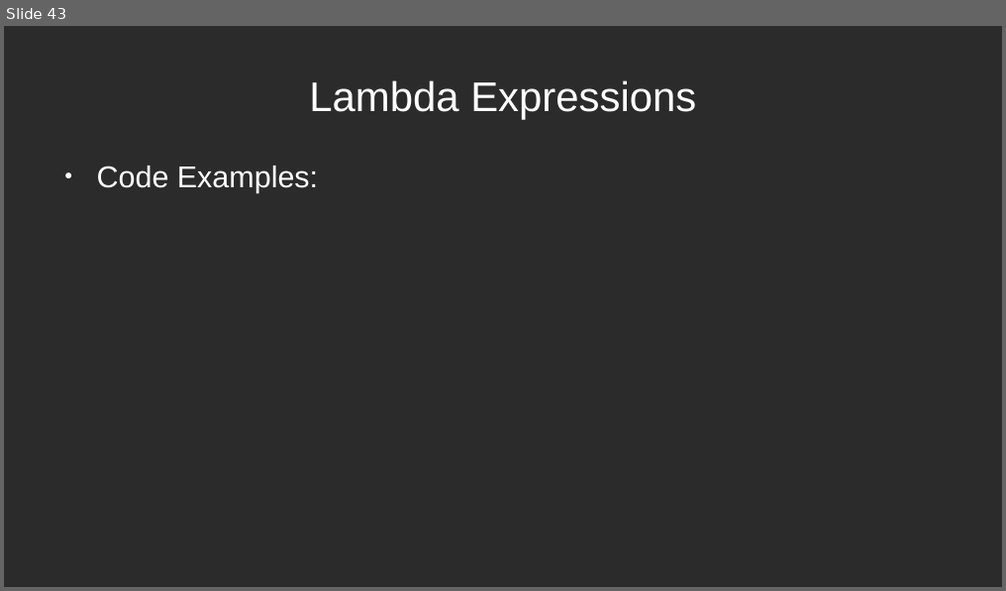
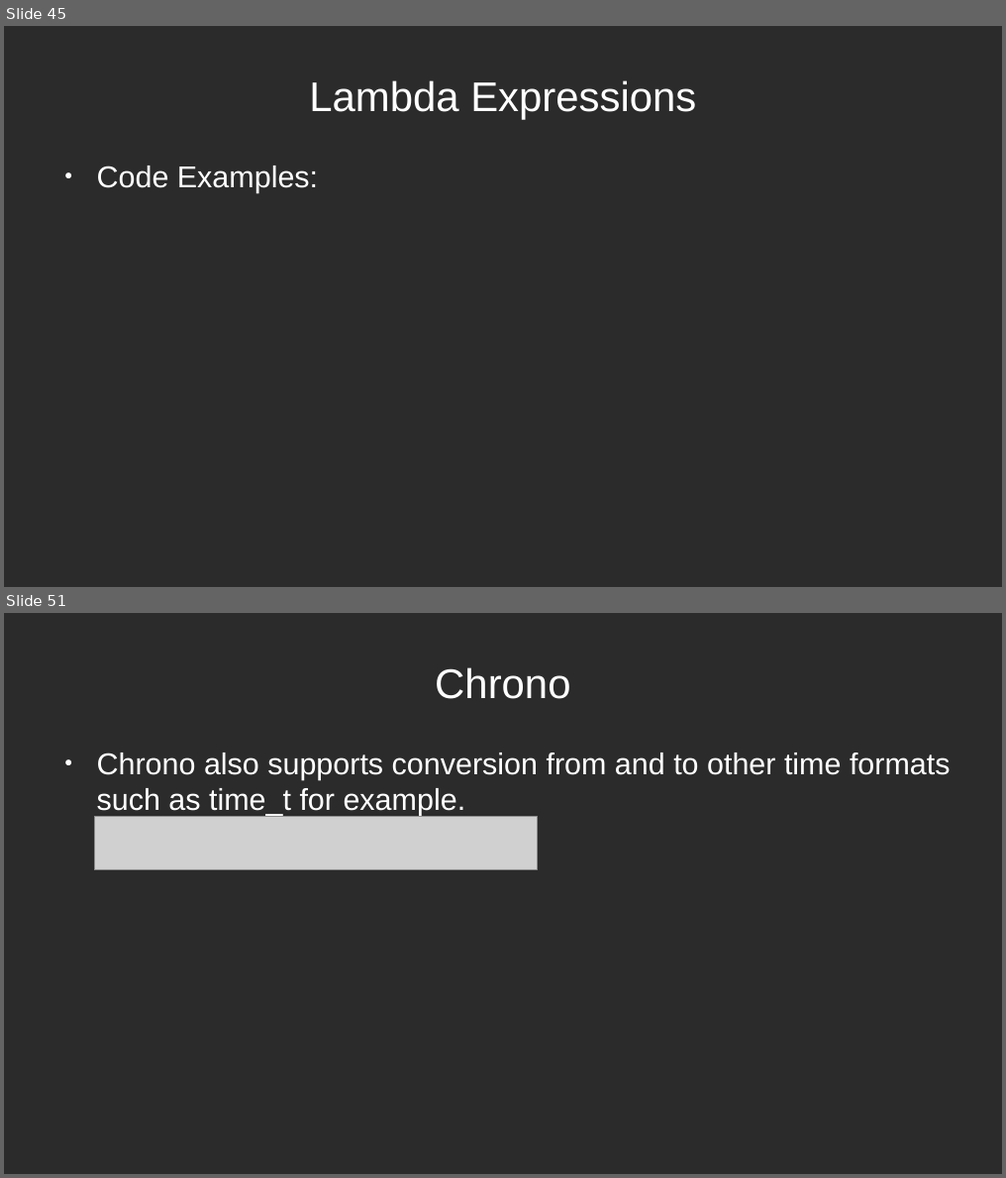
Before and after one commit to mleibeng/Crash-Course-CPP-11-17, a slide deck: Presentation/Crash Course.odp. Shown one above the other, each under a label of ours: slide 43 before the commit, slides 45 and 51 after it; the slides between them are not shown. The pictures are 1006x591 and 1006x1178 pixels, drawn with LibreOffice and Linux fonts; fonts in the diff are those of the drawing; grey boxes stand for pictures; background and template pictures are left out; a plain dark background stands for a picture behind light text. Boxes give left, top, right and bottom in pixels: in the first picture for what was removed or moved away, otherwise in the second. Text is boxed around its words. In the diff, an @@ line names an element or a change of style, - is before the commit and + after.

Commit message:
Finished most of the presentation, need to implement some examples in the earlier slides still. But almost finished now

```diff
--- a/Presentation/Crash Course.odp
+++ b/Presentation/Crash Course.odp
@@ slide 51 added at box(4, 613, 1002, 1174), background picture (left out) @@
@@ title added at box(435, 667, 570, 699), 33 pt, text #FFFFFF @@
+Chrono
@@ text added at box(97, 753, 950, 816), 24 pt, text #FFFFFF @@
+● Chrono also supports conversion from and to other time formats such as time_t for example.
@@ picture added at box(94, 817, 538, 870) @@
@@ what was slide 43 is now slide 45 @@
```
Also in this commit, not shown: 2 slides changed, 36 other slides added, 5 slides removed, 2 other files.
